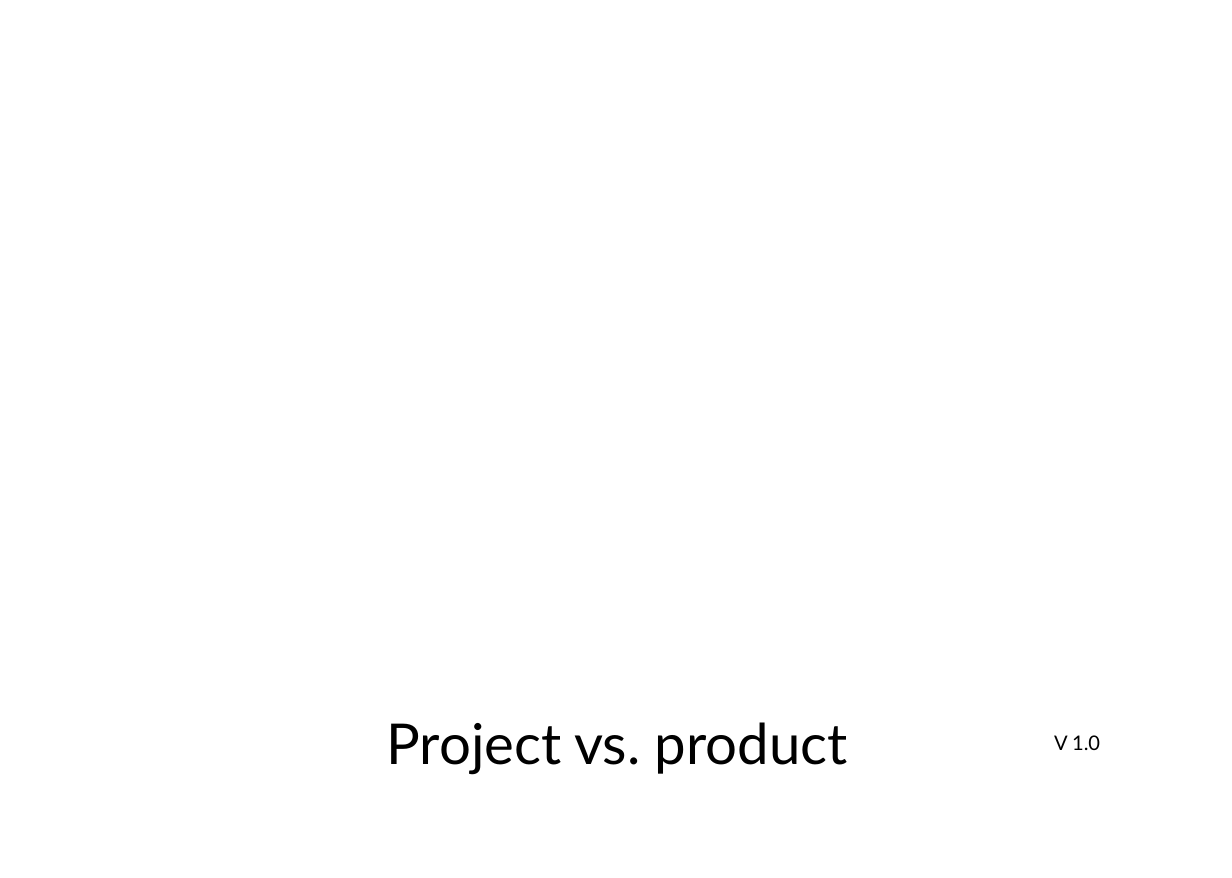
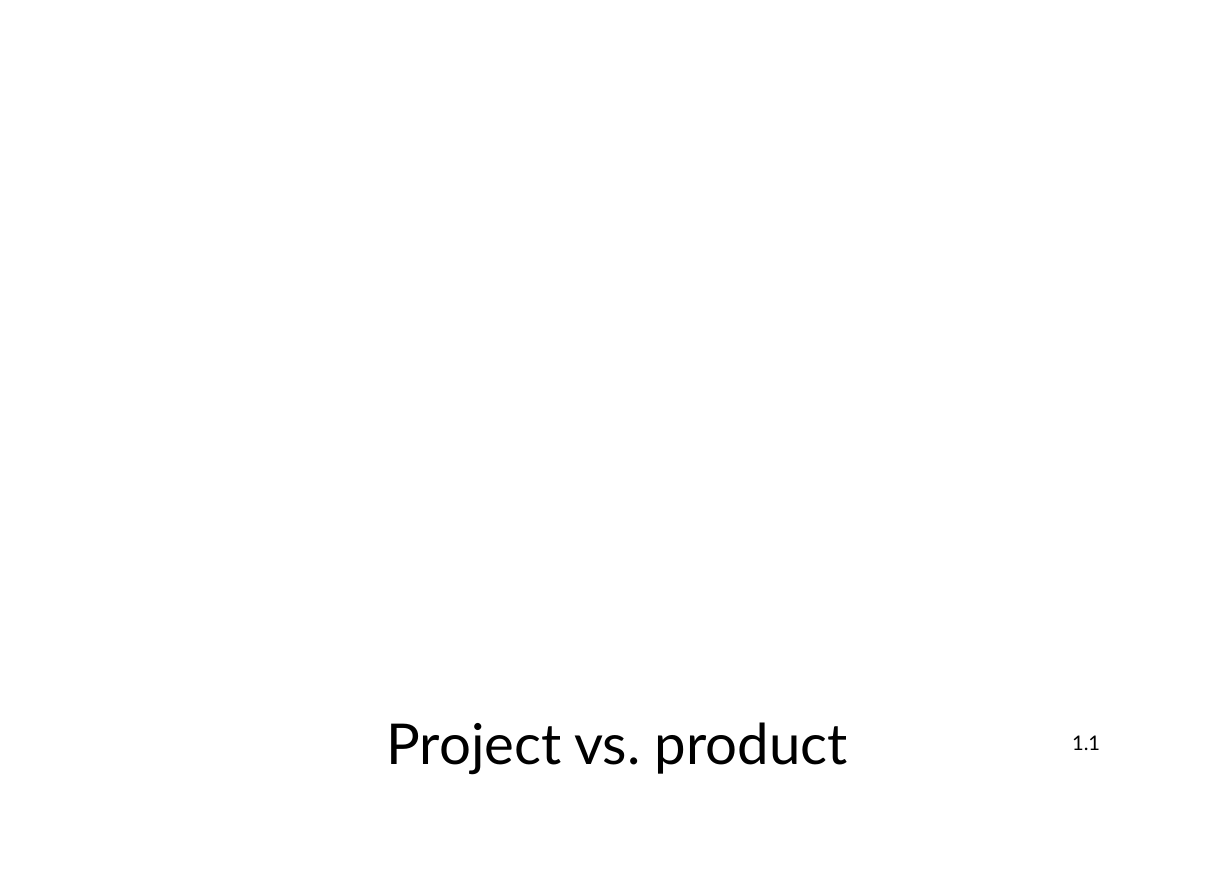
Before and after one commit to ScrumFacilitators/Project-vs-product, a slide deck: slide 26 of Project vs. Product A5.pptx (slide 20 before the commit). Drawn at 1232x878 pixels with LibreOffice and Linux fonts; fonts in the diff are those of the drawing; background and template pictures are left out. Boxes give left, top, right and bottom in pixels: in the first picture for what was removed or moved away, otherwise in the second. Text is boxed around its words. In the diff, an @@ line names an element or a change of style, - is before the commit and + after.

```diff
--- a/Project vs. Product A5.pptx
+++ b/Project vs. Product A5.pptx
@@ text at [1072,735,1100,750]: text changed @@
-V 1.0
+1.1
```
Also in this commit, not shown: 28 other slides changed, 9 slides added, 1 slide removed, 1 other file.
